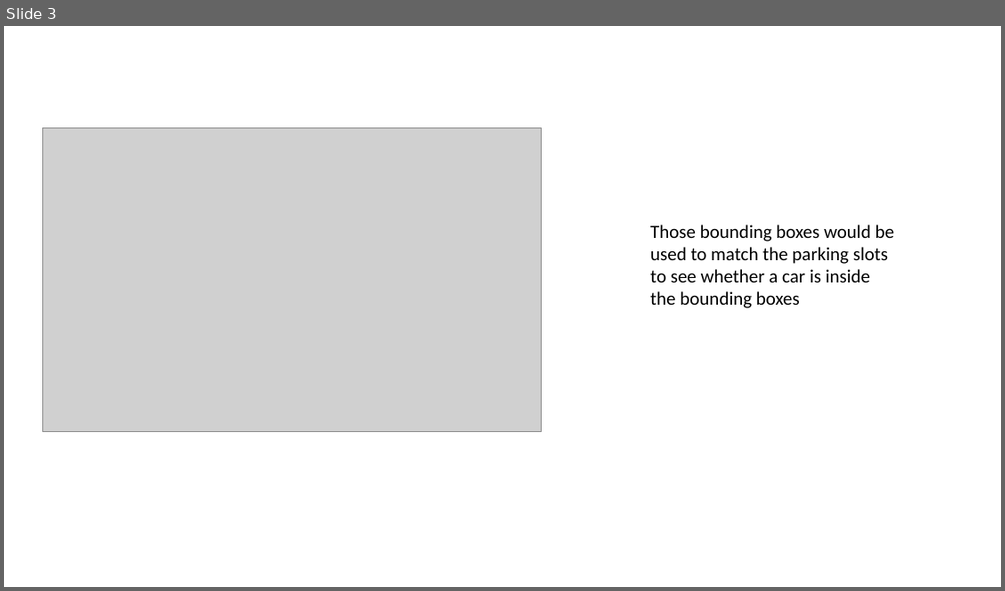
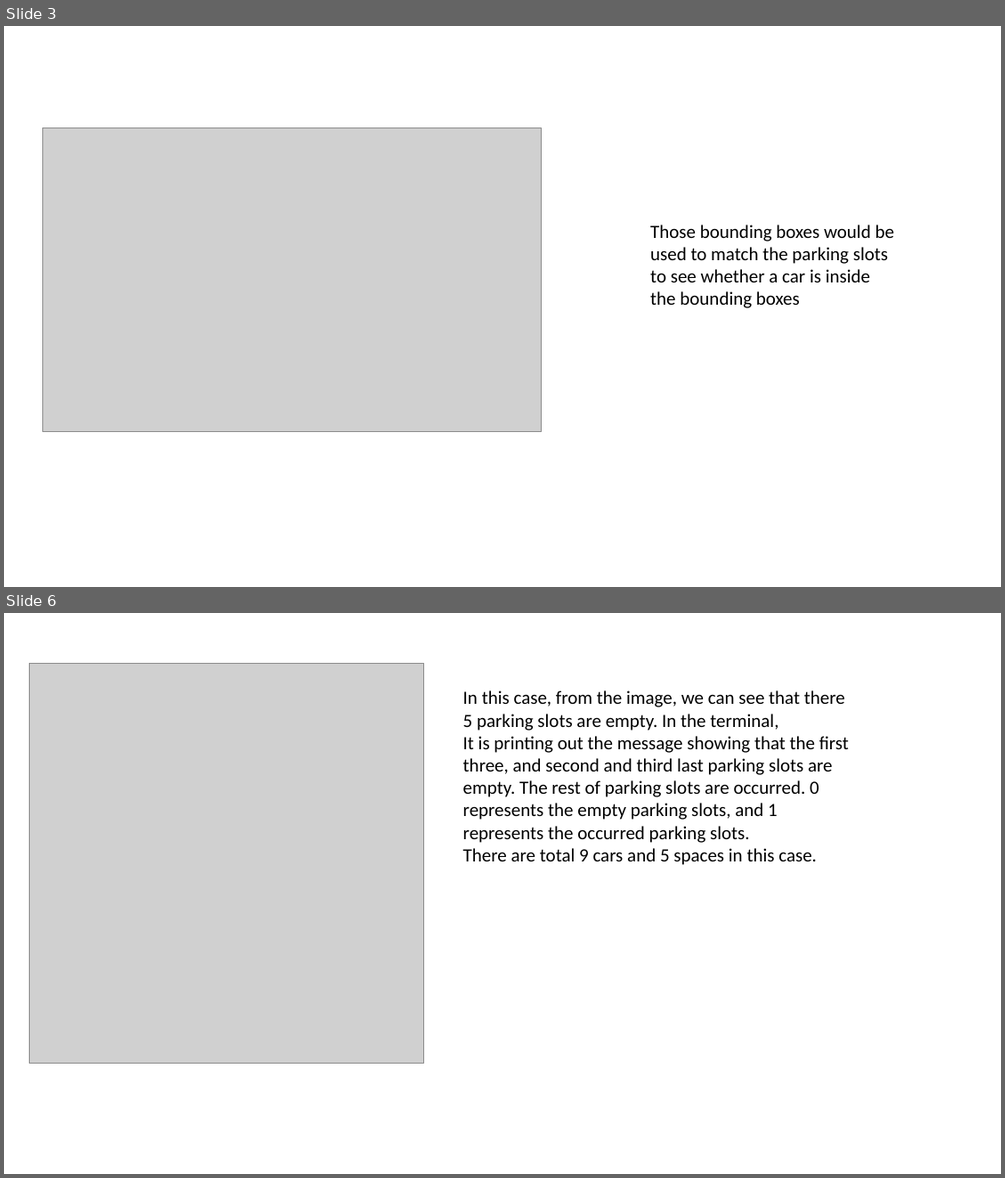
Before and after one commit to MenghuaXie/M202AFinalProject, a slide deck: 202_final_presentation.pptx. Shown one above the other, each under a label of ours: slide 3 before the commit, slides 3 and 6 after it; the slides between them are not shown. The pictures are 1005x591 and 1005x1178 pixels, drawn with LibreOffice and Linux fonts; fonts in the diff are those of the drawing; grey boxes stand for pictures. Boxes give left, top, right and bottom in pixels: in the first picture for what was removed or moved away, otherwise in the second. Text is boxed around its words. In the diff, an @@ line names an element or a change of style, - is before the commit and + after.

```diff
--- a/202_final_presentation.pptx
+++ b/202_final_presentation.pptx
@@ slide 6 added at box(4, 613, 1001, 1174), background #FFFFFF @@
@@ picture added at box(29, 663, 423, 1062) @@
@@ text added at box(463, 690, 849, 865), 18 pt, text #000000 @@
+In this case, from the image, we can see that there 5 parking slots are empty. In the terminal,
+It is printing out the message showing that the first three, and second and third last parking slots are empty. The rest of parking slots are occurred. 0 represents the empty parking slots, and 1 represents the occurred parking slots.
+There are total 9 cars and 5 spaces in this case.
```
Also in this commit, not shown: 3 slides changed, 4 other slides added, 1 slide removed, 1 other file.
